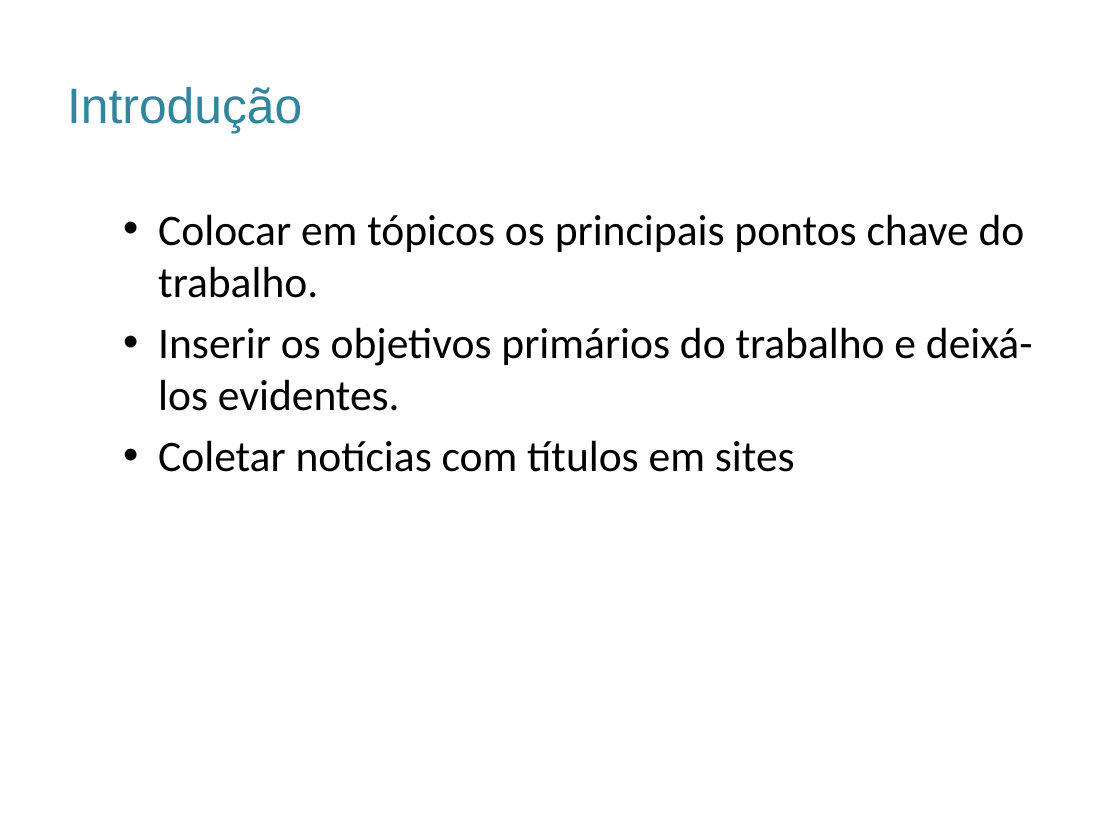
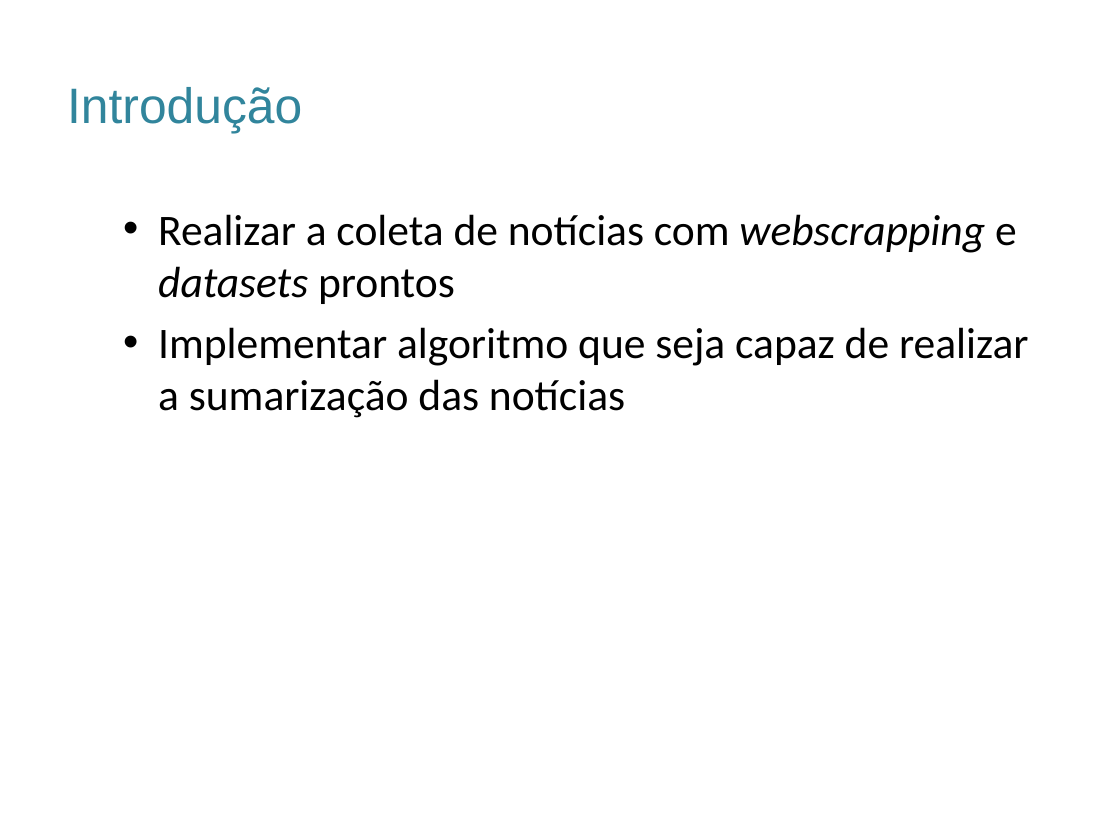
Before and after one commit to rdruzian/TCC-Sumarizacao, a slide deck: slide 4 of Documentos/ModeloApresentaçãoFacens_Sugestão.pptx. Drawn at 1120x840 pixels with LibreOffice and Linux fonts; fonts in the diff are those of the drawing; background and template pictures are left out. Boxes give left, top, right and bottom in pixels: in the first picture for what was removed or moved away, otherwise in the second. Text is boxed around its words. In the diff, an @@ line names an element or a change of style, - is before the commit and + after.

```diff
--- a/Documentos/ModeloApresentaçãoFacens_Sugestão.pptx
+++ b/Documentos/ModeloApresentaçãoFacens_Sugestão.pptx
@@ text at [158, 214, 1029, 418]: text changed @@
-  • Colocar em tópicos os principais pontos chave do trabalho.
-  • Inserir os objetivos primários do trabalho e deixá-los evidentes.
-  • Coletar notícias com títulos em sites
+  • Realizar a coleta de notícias com webscrapping e datasets prontos
+  • Implementar algoritmo que seja capaz de realizar a sumarização das notícias
```
Also in this commit, not shown: 2 other slides changed, 1 other file.
